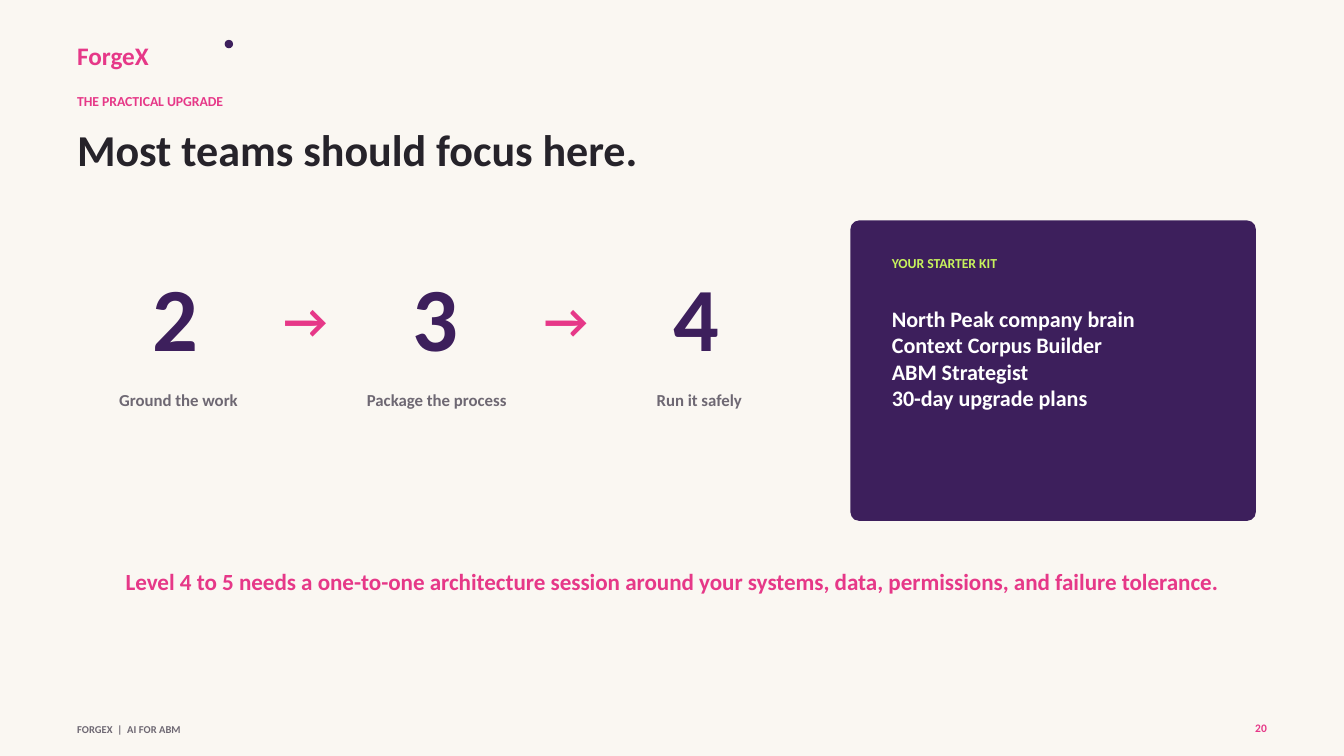
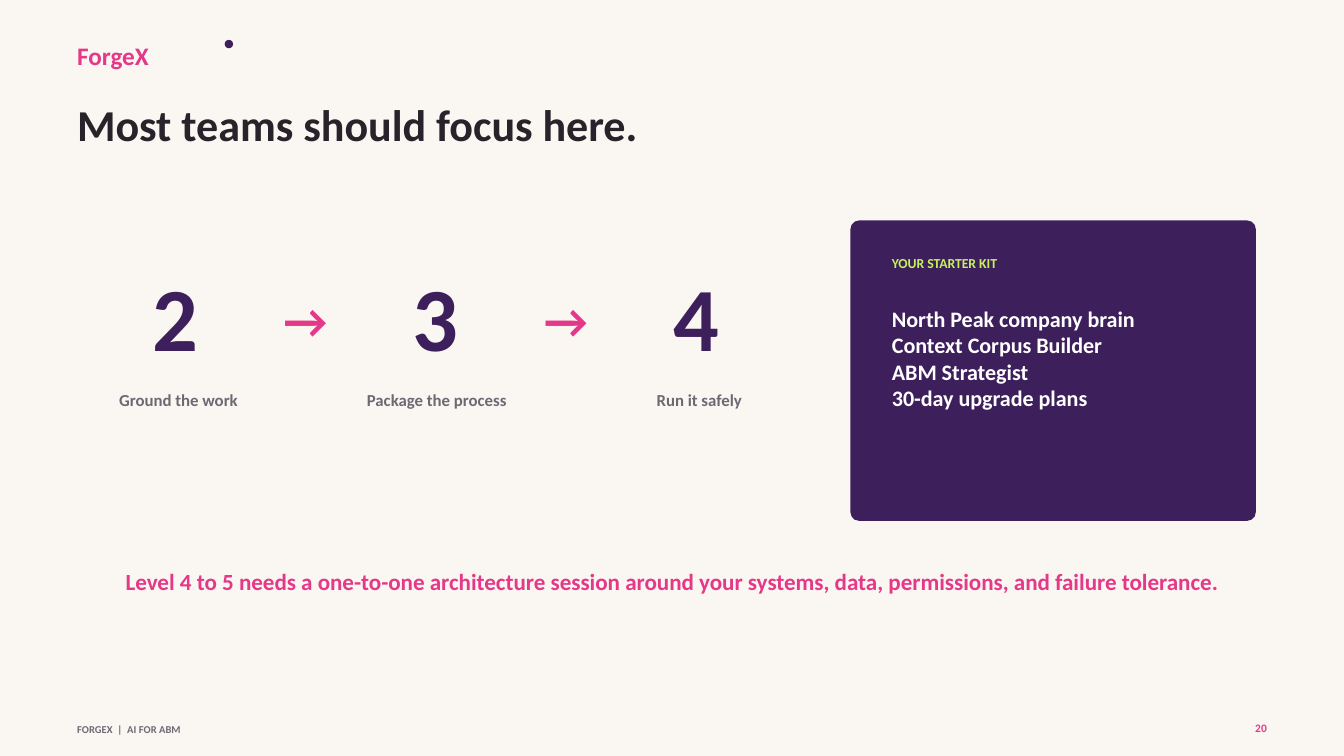
Before and after one commit to 0xTrey/forgex-practical-abm-skills, a slide deck: slide 20 of webinar/2026-09-17-ai-for-abm-foundations/deliverables/forgex-ai-for-abm-webinar-deck.pptx. Drawn at 1344x756 pixels with LibreOffice and Linux fonts; fonts in the diff are those of the drawing. Boxes give left, top, right and bottom in pixels: in the first picture for what was removed or moved away, otherwise in the second. Text is boxed around its words. In the diff, an @@ line names an element or a change of style, - is before the commit and + after.

```diff
--- a/webinar/2026-09-17-ai-for-abm-foundations/deliverables/forgex-ai-for-abm-webinar-deck.pptx
+++ b/webinar/2026-09-17-ai-for-abm-foundations/deliverables/forgex-ai-for-abm-webinar-deck.pptx
@@ text "Most teams should focus here.": place and size @@
-text "Most teams should focus here." at bbox=[77, 135, 638, 167]
+text "Most teams should focus here." at bbox=[77, 110, 638, 142]
@@ text removed at bbox=[77, 97, 223, 106] @@
-THE PRACTICAL UPGRADE
```
Also in this commit, not shown: 20 other slides changed, 34 other files.
